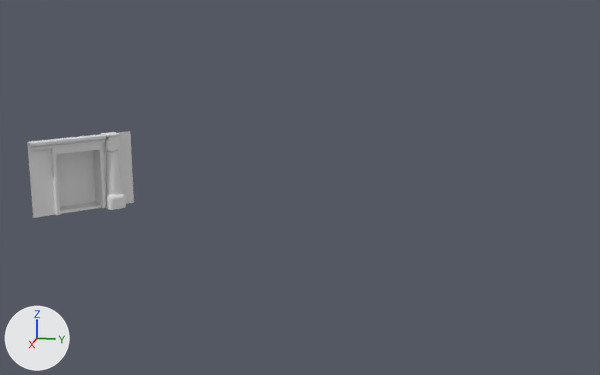
What one commit did to the FBX model Assets/3D_Assets/Enviro/Coin_45/Base_Batiment_coin_45.fbx.
One viewpoint serves both versions: a 50 mm lens placed at (29.32, -2.6, 7.22), pointed at (-0.38, -8.53, -0.21). Arrows for +X, +Y and +Z are at lower left; the lights stay in place. Where no turn or scale is listed for an object, it has been applied to the vertices.
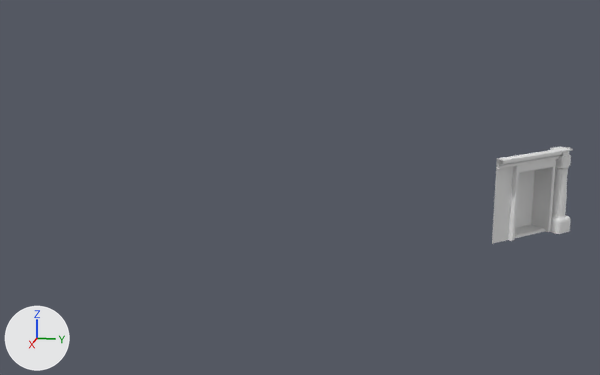
Changed parts and their boxes [x1, y1, x2, y2] in the pictures (600 x 375 px; the box of a moved part takes in the faces that stretch with it):
'Cube.019', reshaped, moved (24% narrower, 12% taller): before [27, 131, 134, 218]; after [492, 146, 573, 244]
part 1 of me_cube_026, moved or reshaped: before [104, 149, 122, 195]; after [552, 166, 569, 218]
part 2 of me_cube_026, moved or reshaped: before [105, 194, 126, 210]; after [550, 216, 571, 234]
part 3 of me_cube_026, moved or reshaped: before [101, 132, 120, 150]; after [550, 146, 573, 167]
part 4 of me_cube_026, rebuilt (27% narrower, 11% taller): before [27, 131, 134, 218]; after [492, 147, 570, 244]
part 5 of me_cube_026, added: after [497, 149, 563, 169]
part 6 of me_cube_026, deleted: before [28, 134, 106, 151]

The change, as a list of edits to the scene's bpy script:
```text
Change me_cube_026:
    used by ob_cube_019; location = (-1.3, -17.86, 0.0)
    remove me_cube_026.from_pydata(...)  # 828 vertices, 728 faces; spans x -0.83..2.35, y -0.99..1.95, z -1.65..1.38
    add me_cube_026.from_pydata(...)  # 828 vertices, 729 faces; spans x -1.58..1.4, y -1.49..1.32, z -1.53..1.5
    me_cube_026 part 1: the loose piece of 320 vertices spanning x -0.46..0.15, y 1.09..1.69, z -1.11..0.78 is moved by (-0.94, -0.54, 0.12)
    me_cube_026 part 2: the loose piece of 42 vertices spanning x -0.64..0.31, y 0.91..1.86, z -1.65..-1.09 is moved by (-0.94, -0.54, 0.12)
    me_cube_026 part 3: the loose piece of 144 vertices spanning x -0.58..0.2, y 0.97..1.75, z 0.78..1.38 is moved by (-0.94, -0.54, 0.12)
    me_cube_026 part 4: the loose piece of 88 vertices spanning x -0.83..2.11, y -0.99..1.95, z -1.63..1.37 is rebuilt with 88 vertices and now spans x -1.5..1.14, y -1.49..1.14, z -1.5..1.5
    me_cube_026 part 5: a new loose piece of 234 vertices spanning x -0.95..1.4, y -1.49..0.82, z 1.17..1.5
    me_cube_026 part 6
    234 vertices are removed from x 0.0..2.35, y -0.98..1.36, z 1.04..1.37
    209 faces are deleted
Change ob_cube_019:
    ob_cube_019.location: (-1.3, -17.86, 0.0) -> (0.0, 0.0, 0.0)
```
